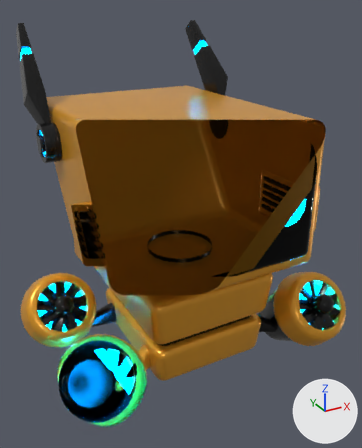
An edit to the glTF model three-js-journey/static/models/robot.glb, drawn before and after from the same camera.
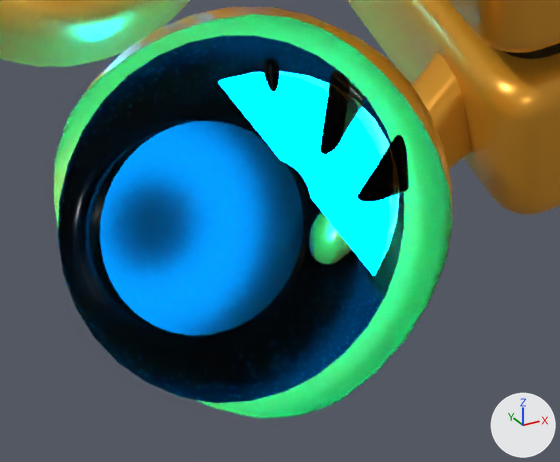
Each version is shown whole from a camera (50 mm lens) standing at (-0.945, -1.73, 1.083) and looking at (0.044, 0.068, 0.184), then close up on the part from 13% to 47% of the width and 74% to 97% of the height. Every picture has the same lights, and +X, +Y and +Z are marked at lower right. Everything nearer to the camera than a plane just in front of the edit is cut away. Where no turn or scale is listed for an object, it has been applied to the vertices.

The first close-up shows 'Body', 'Rocket-Back-Right', 'Rocket-Front-Right', 'Rocket-Support-Front-Right'.
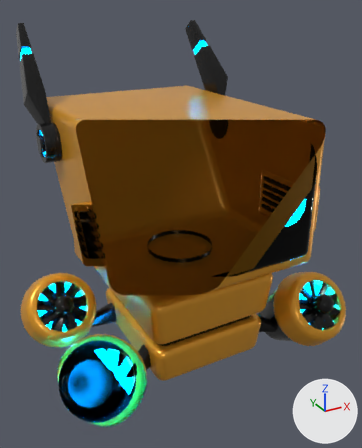
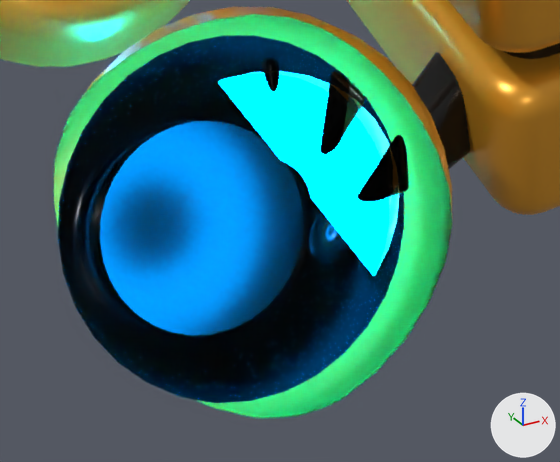
Commit message: Adicionando arquivos

Location of each change, (x1, y1, x2, y2) in pixels of the close-ups (560 x 462 px):
'Rocket-Support-Front-Right', recoloured: (309, 52, 470, 264) in both

The change, as a diff of the scene's bpy script:
```diff
--- a/three-js-journey/static/models/robot.glb.py
+++ b/three-js-journey/static/models/robot.glb.py
@@ me_cube_005 @@
 me_cube_005.from_pydata(...)  # 296 vertices, 588 faces; spans x -0.421..-0.206, y -0.255..-0.143, z -0.328..-0.187
-me_cube_005.materials.append(mat_orange_plastic)  # orange #e7a12c
+me_cube_005.materials.append(mat_gray_plastic)  # black #222222
```
